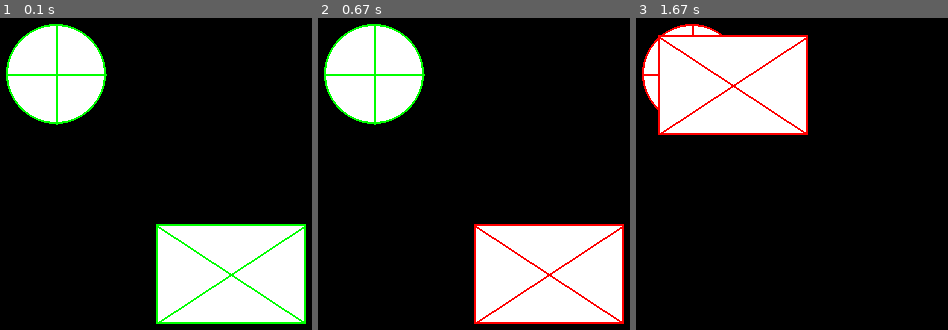
Above: before the commit, frames 1-3 (left to right).
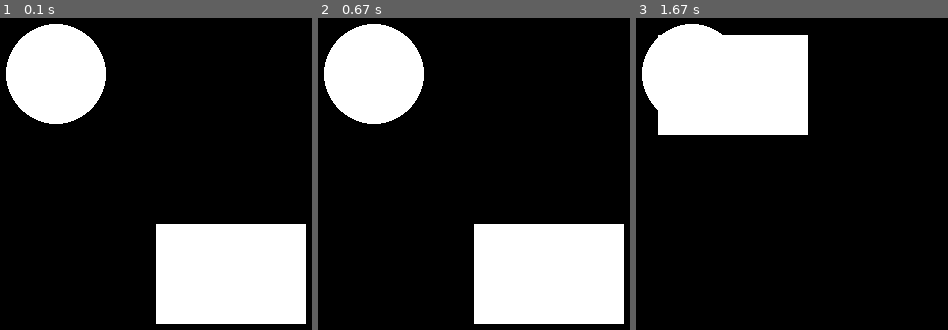
Above: after the commit, the same moments.

Repository: Supermango407/SPMG
Game: pygame game, started from spmg_pygame/drag_test.py
Two runs of this game, one before a commit and one after it. Both use one fixed random seed, a clock stepped at 60 frames per second and the inputs below.
Inputs (mouse positions are in pixels of both pictures, inside the frame that each line leads up to):
- Up to frame 1 (0.1 s): no input
- Up to frame 2 (0.67 s): click (480, 230) at 0.38 s
- Up to frame 3 (1.67 s): press the mouse at (798, 230) at 0.7 s; move the mouse to (729, 136) at 0.8 s; release the mouse at (664, 39) at 0.93 s

The runs differ from the first frame. In frame 1, 2.6% of the frame differs, in the area x 1-99%, y 1-99%; in frame 2, 2.6%; in frame 3, 1.9%.

Commit message:
fixed draggable auto listen

Diff:
--- a/spmg_pygame/collider.py
+++ b/spmg_pygame/collider.py
@@ -9,7 +9,7 @@
 current_dir = os.path.dirname(os.path.abspath(__file__))
 sys.path.append("//".join(sys.path[0].replace("\\", "/").split("/")[:-1]))
 
-from gameobject import Gameobject
+from spmg_pygame.gameobject import Gameobject
 
 
 class ColliderTypes(Enum):
@@ -100,7 +100,7 @@
         super().__init__(hidden=hidden, **kwargs)
 
         # default radius to parents raduis if radius is None.
-        radius = None
+        self.radius = None
         """raduis: the size of the collier."""
         if radius != None:
             self.radius = radius
--- a/spmg_pygame/draggable.py
+++ b/spmg_pygame/draggable.py
@@ -9,7 +9,7 @@
 current_dir = os.path.dirname(os.path.abspath(__file__))
 sys.path.append("//".join(sys.path[0].replace("\\", "/").split("/")[:-1]))
 
-from gameobject import Gameobject
+from spmg_pygame.gameobject import Gameobject
 from collider import Collider
 
 currently_dragging:Gameobject = None
@@ -21,8 +21,22 @@
 
 def draggable(gameobject:Gameobject, collider:Collider=None) -> Gameobject:
     """a decorator to make `Gameojbects` dragable."""
-    if collider != None:
-        gameobject.collider = collider
+
+    # save original method
+    og_init = gameobject.__init__
+    # define new method
+    def __init__(self, *args, **kwargs):
+        # call original method
+        og_init(self, *args, **kwargs)
+
+        # make sure the gameobject has events
+        self.listen = True
+
+        # set collider if it exist.
+        if collider != None:
+            self.collider = collider
+    # set old method to new method
+    gameobject.__init__ = __init__
 
 
     # save original method
